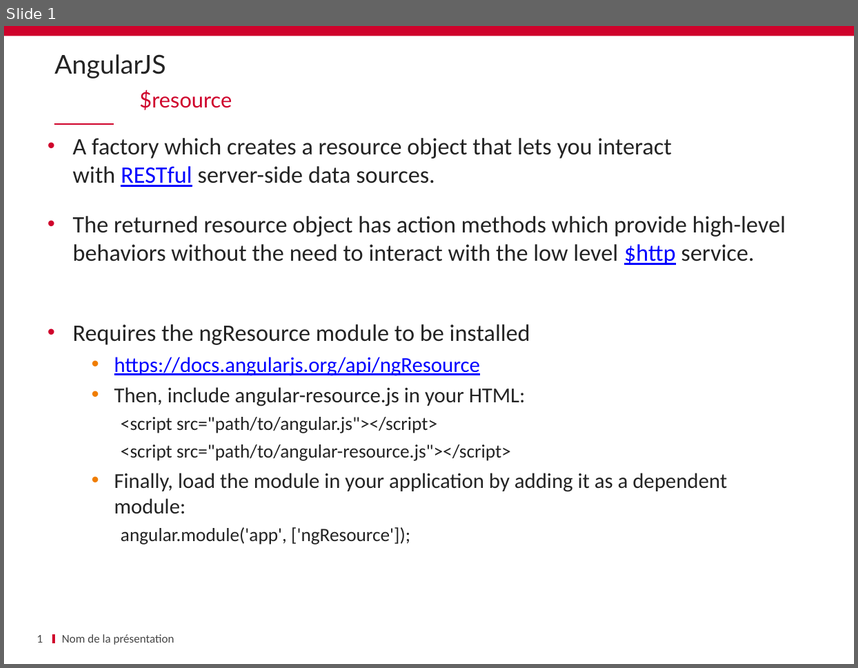
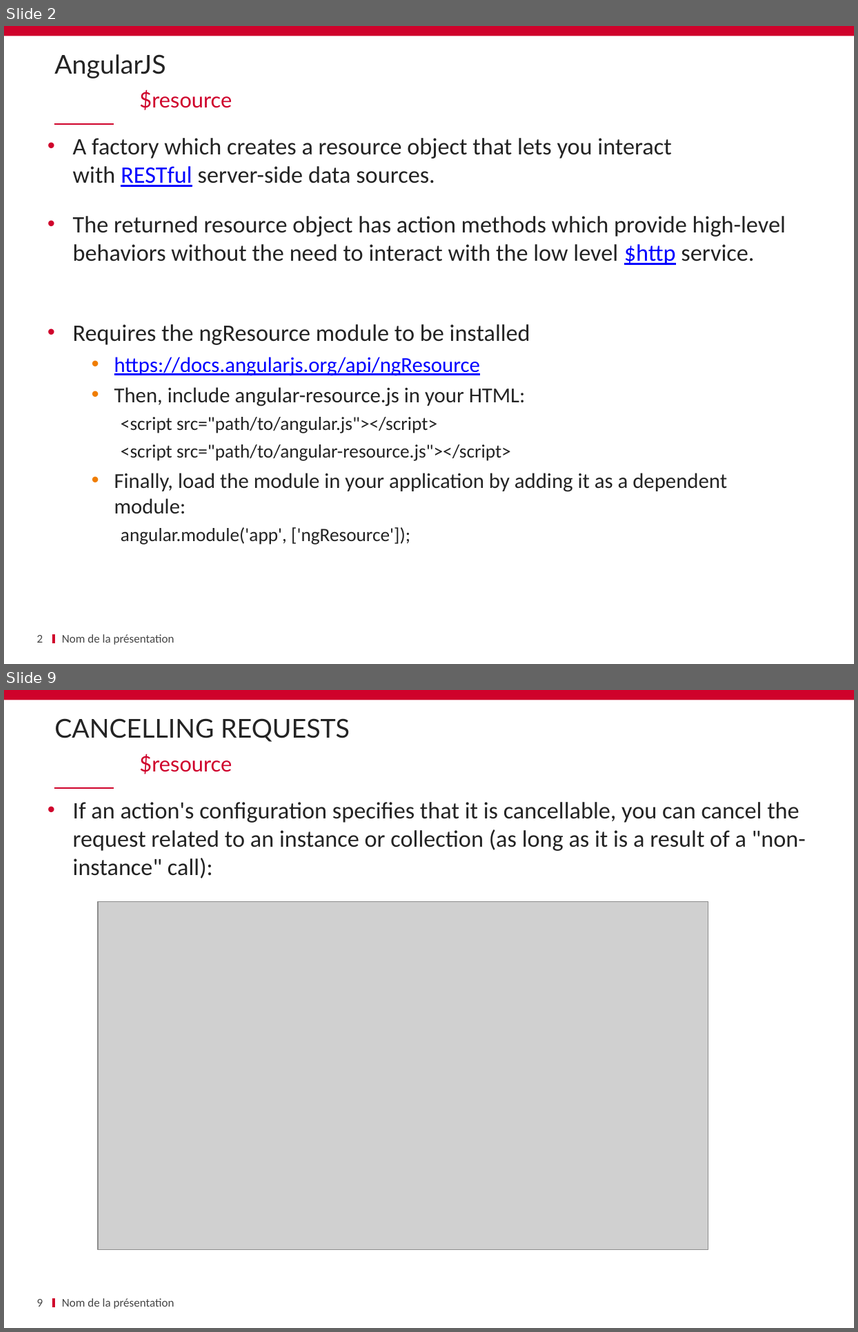
Before and after one commit to schassande/formation-angularjs1, a slide deck: Jour2/10 $resource/10_$ressource.pptx. Shown one above the other, each under a label of ours: slide 1 before the commit, slides 2 and 9 after it; the slides between them are not shown. The pictures are 858x668 and 858x1332 pixels, drawn with LibreOffice and Linux fonts; fonts in the diff are those of the drawing; grey boxes stand for pictures; background and template pictures are left out. Boxes give left, top, right and bottom in pixels: in the first picture for what was removed or moved away, otherwise in the second. Text is boxed around its words. In the diff, an @@ line names an element or a change of style, - is before the commit and + after.

```diff
--- a/Jour2/10 $resource/10_$ressource.pptx
+++ b/Jour2/10 $resource/10_$ressource.pptx
@@ slide 9 added at (4,690,854,1328), background #FFFFFF; not listed: 3 template elements that a slide beside it also shows @@
@@ title added at (54,718,350,742), 22 pt, text #232323 @@
+CANCELLING REQUESTS
@@ text added at (139,753,232,774), 18 pt, text #CF022B @@
+$resource
@@ text added at (73,802,806,878), 20 pt, text #232323 @@
+• If an action's configuration specifies that it is cancellable, you can cancel the request related to an instance or collection (as long as it is a result of a "non-instance" call):
@@ picture added at (98,902,708,1250) @@
@@ page number added at (37,1299,43,1306), 10 pt, text #464646 @@
+9
@@ text added at (62,1298,174,1308), 10 pt, text #464646 @@
+Nom de la présentation
@@ what was slide 1 is now slide 2 @@
@@ page number at (37,635,43,642): text changed @@
-1
+2
```
Also in this commit, not shown: 1 slide changed, 6 other slides added, 6 other files.
